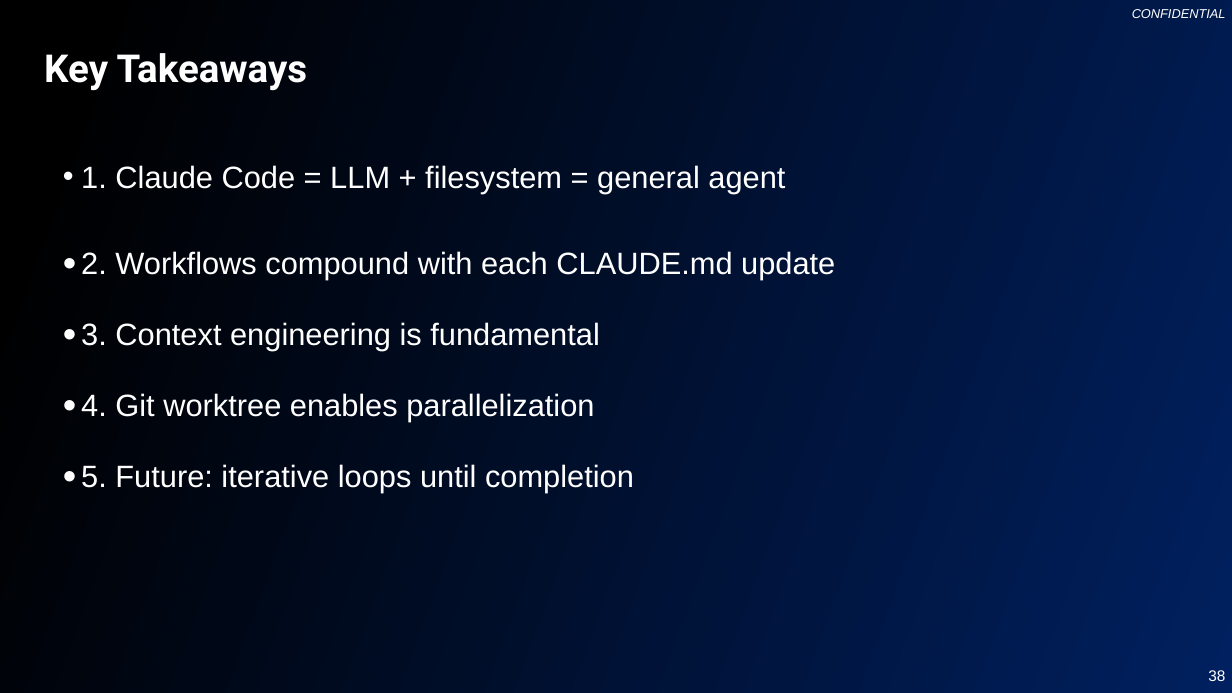
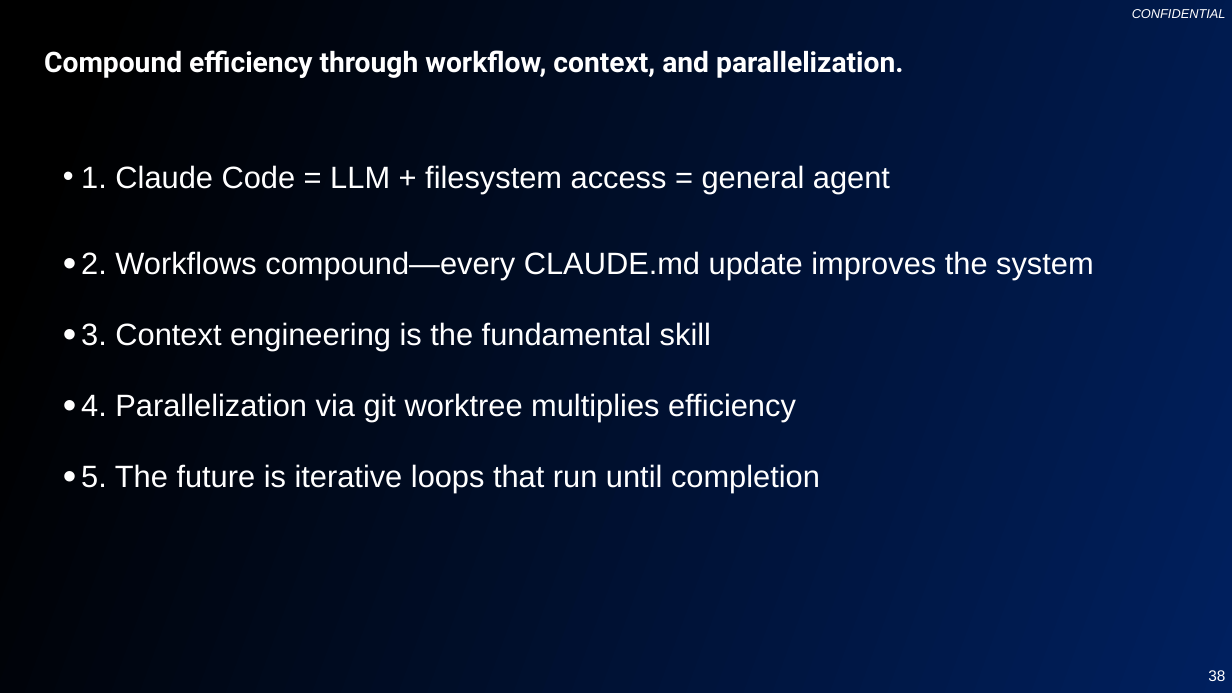
Before and after one commit to changhee-somite/20260114-claude-code, a slide deck: slide 38 of Claude-Code-Presentation.pptx. Drawn at 1232x693 pixels with LibreOffice and Linux fonts; fonts in the diff are those of the drawing; background and template pictures are left out. Boxes give left, top, right and bottom in pixels: in the first picture for what was removed or moved away, otherwise in the second. Text is boxed around its words. In the diff, an @@ line names an element or a change of style, - is before the commit and + after.

```diff
--- a/Claude-Code-Presentation.pptx
+++ b/Claude-Code-Presentation.pptx
@@ title at [44,50,903,78]: text changed; size 30 to 22 pt @@
-Key Takeaways
+Compound efficiency through workflow, context, and parallelization.
@@ text at [81,165,1094,493]: text changed @@
-• 1. Claude Code = LLM + filesystem = general agent
-• 2. Workflows compound with each CLAUDE.md update
-• 3. Context engineering is fundamental
-• 4. Git worktree enables parallelization
-• 5. Future: iterative loops until completion
+• 1. Claude Code = LLM + filesystem access = general agent
+• 2. Workflows compound—every CLAUDE.md update improves the system
+• 3. Context engineering is the fundamental skill
+• 4. Parallelization via git worktree multiplies efficiency
+• 5. The future is iterative loops that run until completion
```
Also in this commit, not shown: 42 other slides changed.
